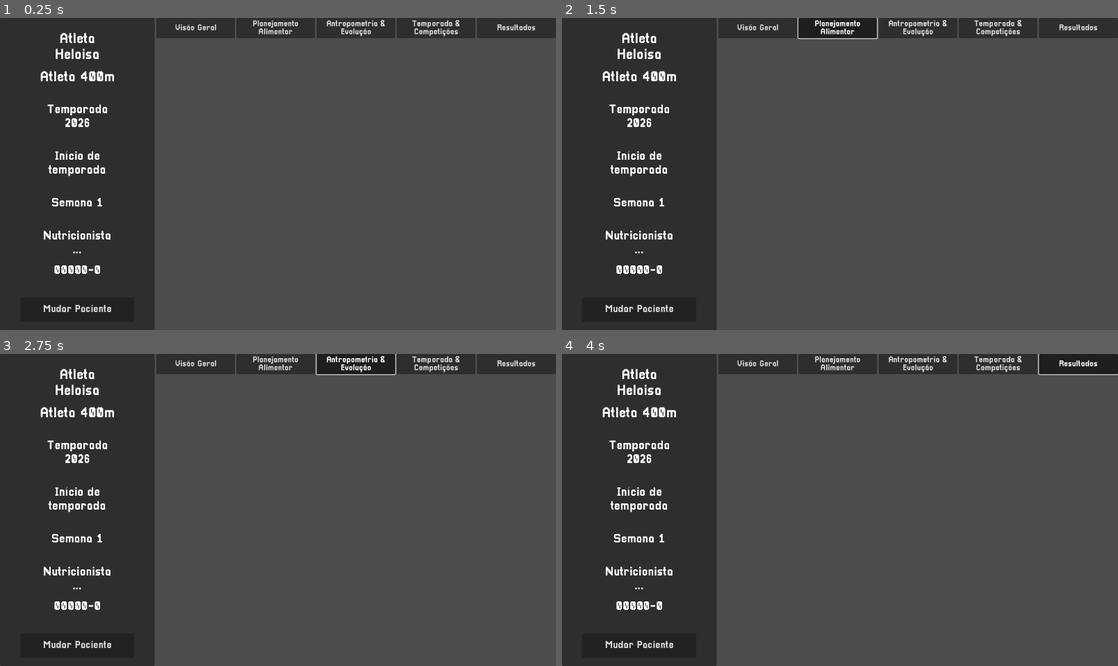
Above: before the commit, frames 1-4 (two rows, left to right).
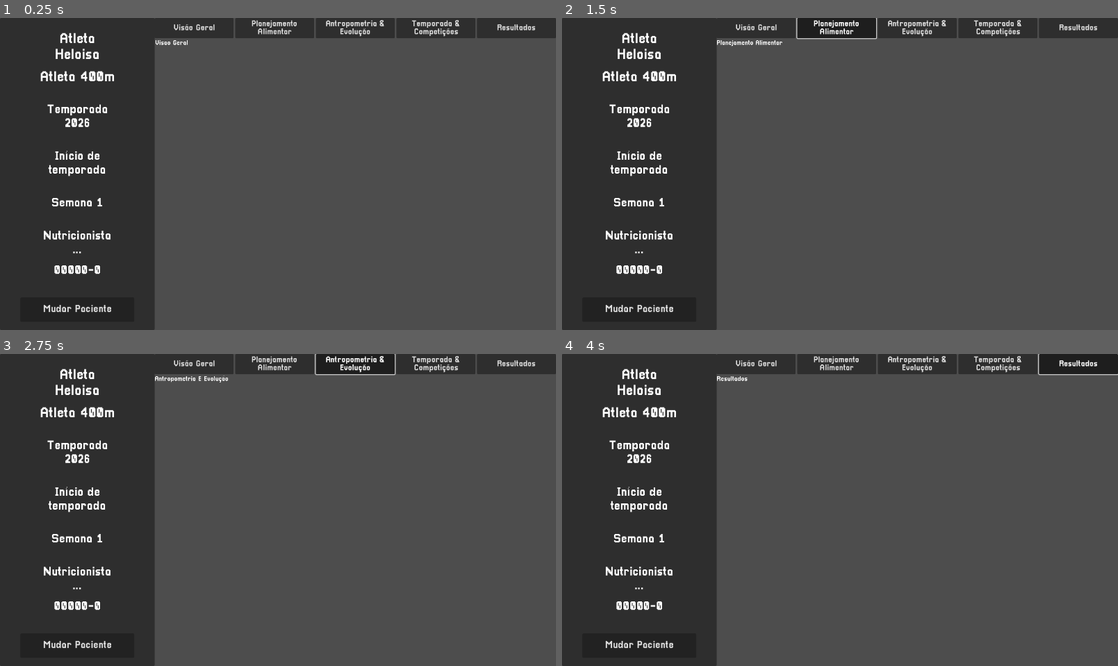
Above: after the commit, the same moments.

Repository: Deddon/simulador-de-esportistas
Game: Godot game, scene res://features/menus/main_menu/new_main_menu.tscn
The game is run twice, just before and just after one commit, with the same random seed, the same clock (stepped at 60 frames per second) and the same inputs.
Inputs:
- Up to frame 1 (0.25 s): no input
- Up to frame 2 (1.5 s): click "Visão Geral" at 0.5 s; click "Planejamento Alimentar" at 1.25 s
- Up to frame 3 (2.75 s): click "Antropometria & Evolução" at 2 s
- Up to frame 4 (4 s): click "Temporada & Competições" at 2.75 s; click "Resultados" at 3.5 s

The runs differ from the first frame. In frame 1, 0.7% of the frame differs, in the area x 27-83%, y 0-9%; in frame 2, 0.7%; in frame 3, 0.8%, in the area x 27-83%, y 0-10%; in frame 4, 0.7%.

Commit message:
Add scenes for instantiation on main menu workspace tabs.

Diff:
--- a/features/menus/main_menu/new_main_menu.tscn
+++ b/features/menus/main_menu/new_main_menu.tscn
@@ -17,6 +17,8 @@
 theme = ExtResource("1_i0reu")
 script = ExtResource("1_ouw26")
 side_bar = NodePath("ViewportContainer/SideBar")
+metadata/_edit_lock_ = true
+metadata/_edit_group_ = true
 
 [node name="GameWatch" parent="." instance=ExtResource("1_6a2ef")]
 simulated_time_increase_seconds = 86400.0
@@ -28,6 +30,7 @@
 anchor_bottom = 1.0
 grow_horizontal = 2
 grow_vertical = 2
+theme_override_constants/separation = 0
 
 [node name="SideBar" parent="ViewportContainer" instance=ExtResource("4_217j6")]
 layout_mode = 2
--- a/features/menus/main_menu/workspace/workspace.gd
+++ b/features/menus/main_menu/workspace/workspace.gd
@@ -5,23 +5,49 @@
 @export var main_container: Container
 @export var tabs_container: Container
 
+var instantiated_tabs_scene: Dictionary[int, Control] = {}
+
 
 func _ready() -> void:
 	_create_tabs_button_group()
+	_show_visao_geral_at_start()
 
 
 func _create_tabs_button_group() -> void:
 	var tabs_button_group := ButtonGroup.new()
+	var tabs_list = tabs_container.get_children() as Array[MainMenuWorkspaceTab]
 
-	for tab: MainMenuWorkspaceTab in tabs_container.get_children():
-		tab.mouse_detector_button.button_group = tabs_button_group
-		tab.tab_selected.connect(_handle_tab_selection.bind(tab))
-		tab.tab_desselected.connect(_handle_tab_desselection.bind(tab))
+	for tab_index: int in tabs_list.size():
+		var current_tab: MainMenuWorkspaceTab = tabs_list[tab_index]
+
+		current_tab.mouse_detector_button.button_group = tabs_button_group
+		current_tab.tab_selected.connect(_handle_tab_selection.bind(tab_index))
+		current_tab.tab_desselected.connect(_handle_tab_desselection.bind(tab_index))
 
 
-func _handle_tab_selection(_tab_packed_scene: PackedScene, _selected_tab: MainMenuWorkspaceTab) -> void:
-	pass
+func _show_visao_geral_at_start() -> void:
+	instantiated_tabs_scene[0] = %VisaoGeral.current_packed_scene.instantiate()
+	main_container.add_child(instantiated_tabs_scene[0])
+	instantiated_tabs_scene[0].show()
 
 
-func _handle_tab_desselection(_selected_tab: MainMenuWorkspaceTab) -> void:
-	pass
+func _handle_tab_selection(tab_packed_scene: PackedScene, selected_tab: int) -> void:
+	if not tab_packed_scene:
+		return
+
+	for node: Control in main_container.get_children():
+		if not (node is Container):
+			node.hide()
+
+	if not instantiated_tabs_scene.has(selected_tab):
+		var tab_scene: Control = tab_packed_scene.instantiate()
+		instantiated_tabs_scene[selected_tab] = tab_scene
+
+		main_container.add_child(instantiated_tabs_scene[selected_tab])
+
+	instantiated_tabs_scene[selected_tab].show()
+
+
+func _handle_tab_desselection(selected_tab: int) -> void:
+	instantiated_tabs_scene[selected_tab].hide()
+	instantiated_tabs_scene[0].show()
--- a/features/menus/main_menu/workspace/workspace.tscn
+++ b/features/menus/main_menu/workspace/workspace.tscn
@@ -1,7 +1,12 @@
-[gd_scene load_steps=3 format=3 uid="uid://br404k3amkk2v"]
+[gd_scene load_steps=8 format=3 uid="uid://br404k3amkk2v"]
 
 [ext_resource type="Script" uid="uid://1itkwfke63pn" path="res://features/menus/main_menu/workspace/workspace.gd" id="1_mbgqg"]
 [ext_resource type="PackedScene" uid="uid://x2w8as7u0i7q" path="res://features/menus/main_menu/workspace/workspace_tab/workspace_tab.tscn" id="2_gv5mi"]
+[ext_resource type="PackedScene" uid="uid://4m1407j5kr3" path="res://features/menus/main_menu/workspace/workspace_scenes/visao_geral.tscn" id="3_8464k"]
+[ext_resource type="PackedScene" uid="uid://xfi7uj4nvmk0" path="res://features/menus/main_menu/workspace/workspace_scenes/planejamento_alimentar.tscn" id="4_4ak1i"]
+[ext_resource type="PackedScene" uid="uid://dmcqeskwaq8ok" path="res://features/menus/main_menu/workspace/workspace_scenes/antropometria&evolucao.tscn" id="5_h45mv"]
+[ext_resource type="PackedScene" uid="uid://dooxsyg68vg2y" path="res://features/menus/main_menu/workspace/workspace_scenes/temporada&competicao.tscn" id="6_rdu6d"]
+[ext_resource type="PackedScene" uid="uid://nrinfhvdosis" path="res://features/menus/main_menu/workspace/workspace_scenes/resultados.tscn" id="7_n2ieb"]
 
 [node name="Workspace" type="Control" node_paths=PackedStringArray("main_container", "tabs_container")]
 custom_minimum_size = Vector2(982, 768)
@@ -41,26 +46,32 @@
 layout_mode = 2
 
 [node name="VisaoGeral" parent="MainContainer/TabsContainer" instance=ExtResource("2_gv5mi")]
+unique_name_in_owner = true
 layout_mode = 2
 size_flags_horizontal = 3
 tab_name = "Visão Geral"
+current_packed_scene = ExtResource("3_8464k")
 
 [node name="PlanejamentoAlimentar" parent="MainContainer/TabsContainer" instance=ExtResource("2_gv5mi")]
 layout_mode = 2
 size_flags_horizontal = 3
 tab_name = "Planejamento Alimentar"
+current_packed_scene = ExtResource("4_4ak1i")
 
 [node name="Antropometria&Evolucao" parent="MainContainer/TabsContainer" instance=ExtResource("2_gv5mi")]
 layout_mode = 2
 size_flags_horizontal = 3
 tab_name = "Antropometria & Evolução"
+current_packed_scene = ExtResource("5_h45mv")
 
 [node name="Temporada&Competicoes" parent="MainContainer/TabsContainer" instance=ExtResource("2_gv5mi")]
 layout_mode = 2
 size_flags_horizontal = 3
 tab_name = "Temporada & Competições"
+current_packed_scene = ExtResource("6_rdu6d")
 
 [node name="Resultados" parent="MainContainer/TabsContainer" instance=ExtResource("2_gv5mi")]
 layout_mode = 2
 size_flags_horizontal = 3
 tab_name = "Resultados"
+current_packed_scene = ExtResource("7_n2ieb")
--- /dev/null
+++ b/features/menus/main_menu/workspace/workspace_scenes/antropometria&evolucao.tscn
@@ -0,0 +1,12 @@
+[gd_scene format=3 uid="uid://dmcqeskwaq8ok"]
+
+[node name="Antropometria&Evolucao" type="Control"]
+layout_mode = 3
+anchors_preset = 0
+size_flags_vertical = 3
+
+[node name="Label" type="Label" parent="."]
+layout_mode = 0
+offset_right = 40.0
+offset_bottom = 23.0
+text = "Antropometria E Evolução"
--- /dev/null
+++ b/features/menus/main_menu/workspace/workspace_scenes/planejamento_alimentar.tscn
@@ -0,0 +1,12 @@
+[gd_scene format=3 uid="uid://xfi7uj4nvmk0"]
+
+[node name="PlanejamentoAlimentar" type="Control"]
+layout_mode = 3
+anchors_preset = 0
+size_flags_vertical = 3
+
+[node name="Label" type="Label" parent="."]
+layout_mode = 0
+offset_right = 40.0
+offset_bottom = 23.0
+text = "Planejamento Alimentar"
--- /dev/null
+++ b/features/menus/main_menu/workspace/workspace_scenes/resultados.tscn
@@ -0,0 +1,12 @@
+[gd_scene format=3 uid="uid://nrinfhvdosis"]
+
+[node name="Resultados" type="Control"]
+layout_mode = 3
+anchors_preset = 0
+size_flags_vertical = 3
+
+[node name="Label" type="Label" parent="."]
+layout_mode = 0
+offset_right = 40.0
+offset_bottom = 23.0
+text = "Resultados"
--- /dev/null
+++ b/features/menus/main_menu/workspace/workspace_scenes/temporada&competicao.tscn
@@ -0,0 +1,12 @@
+[gd_scene format=3 uid="uid://dooxsyg68vg2y"]
+
+[node name="Temporada&Competicao" type="Control"]
+layout_mode = 3
+anchors_preset = 0
+size_flags_vertical = 3
+
+[node name="Label" type="Label" parent="."]
+layout_mode = 0
+offset_right = 40.0
+offset_bottom = 23.0
+text = "Temporada e Competicao"
--- /dev/null
+++ b/features/menus/main_menu/workspace/workspace_scenes/visao_geral.tscn
@@ -0,0 +1,12 @@
+[gd_scene format=3 uid="uid://4m1407j5kr3"]
+
+[node name="VisaoGeral" type="Control"]
+layout_mode = 3
+anchors_preset = 0
+size_flags_vertical = 3
+
+[node name="Label" type="Label" parent="."]
+layout_mode = 0
+offset_right = 40.0
+offset_bottom = 23.0
+text = "Visao Geral"
